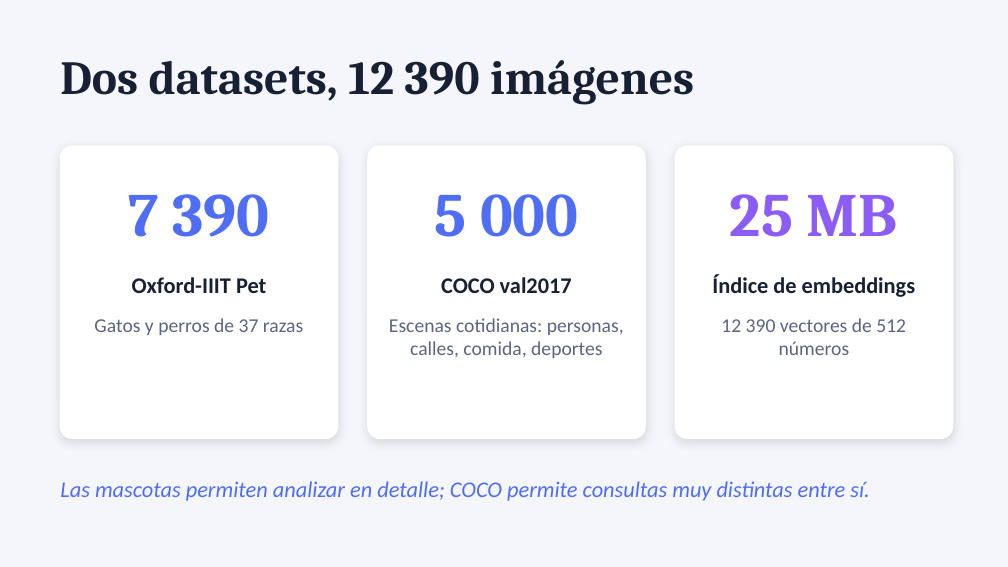
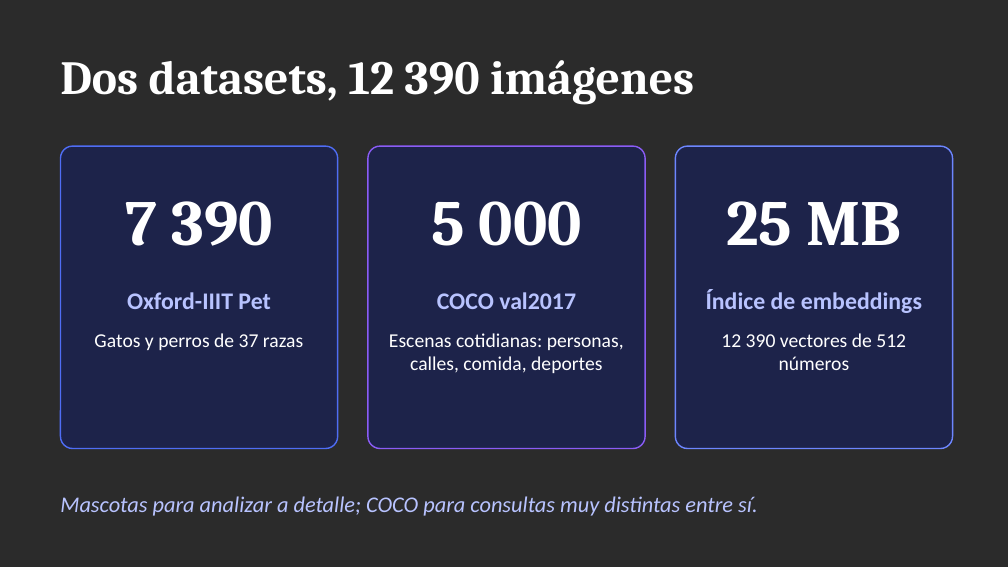
Before and after one commit to josemaames/PRESENTACI-N-FINAL---B-SQUEDA-MULTIMODAL-DE-IM-GENES, a slide deck: slide 3 of presentacion.pptx. Drawn at 1008x567 pixels with LibreOffice and Linux fonts; fonts in the diff are those of the drawing; background and template pictures are left out; a plain dark background stands for a picture behind light text. Boxes give left, top, right and bottom in pixels: in the first picture for what was removed or moved away, otherwise in the second. Text is boxed around its words. In the diff, an @@ line names an element or a change of style, - is before the commit and + after.

```diff
--- a/presentacion.pptx
+++ b/presentacion.pptx
@@ background #F4F6FB to picture (left out) @@
@@ text "Dos datasets, 12 390 imágenes" at (60, 60, 694, 105): text colour #182033 to #FFFFFF @@
@@ rounded rectangle: place and size @@
-rounded rectangle at (60, 146, 338, 438)
+rounded rectangle at (60, 146, 338, 449)
@@ rounded rectangle at (60, 146, 338, 449): fill #FFFFFF to #1B2250 at 85% opacity; outline #FFFFFF 1 pt to #4F6DF5 1 pt; shadow off @@
@@ rounded rectangle: place and size @@
-rounded rectangle at (368, 146, 645, 438)
+rounded rectangle at (368, 146, 645, 449)
@@ rounded rectangle at (368, 146, 645, 449): fill #FFFFFF to #1B2250 at 85% opacity; outline #FFFFFF 1 pt to #8B5CF6 1 pt; shadow off @@
@@ rounded rectangle: place and size @@
-rounded rectangle at (675, 146, 953, 438)
+rounded rectangle at (675, 146, 953, 449)
@@ rounded rectangle at (675, 146, 953, 449): fill #FFFFFF to #1B2250 at 85% opacity; outline #FFFFFF 1 pt to #6D86FF 1 pt; shadow off @@
@@ text "7 390" at (125, 201, 272, 246): size 44 to 46 pt, text colour #4F6DF5 to #FFFFFF @@
@@ text "5 000" at (431, 201, 582, 246): size 44 to 46 pt, text colour #4F6DF5 to #FFFFFF @@
@@ text "25 MB" at (726, 201, 901, 246): size 44 to 46 pt, text colour #8B5CF6 to #FFFFFF @@
@@ size 16 to 17 pt, text colour #182033 to #B8C3FF in 3 elements at (127, 292, 270, 309), (437, 292, 576, 309), (706, 289, 922, 313) @@
@@ 6 texts: place and size @@
-6 texts at (94, 274, 915, 358)
+6 texts at (94, 289, 922, 373)
@@ text colour #5B6580 to #FFFFFF in 3 elements at (94, 333, 303, 350), (389, 333, 624, 373), (721, 333, 906, 370) @@
@@ text at (60, 496, 757, 516): text changed; text colour #4F6DF5 to #B8C3FF @@
-Las mascotas permiten analizar en detalle; COCO permite consultas muy distintas entre sí.
+Mascotas para analizar a detalle; COCO para consultas muy distintas entre sí.
```
Also in this commit, not shown: 9 other slides changed, 4 slides added, 1 slide removed.
